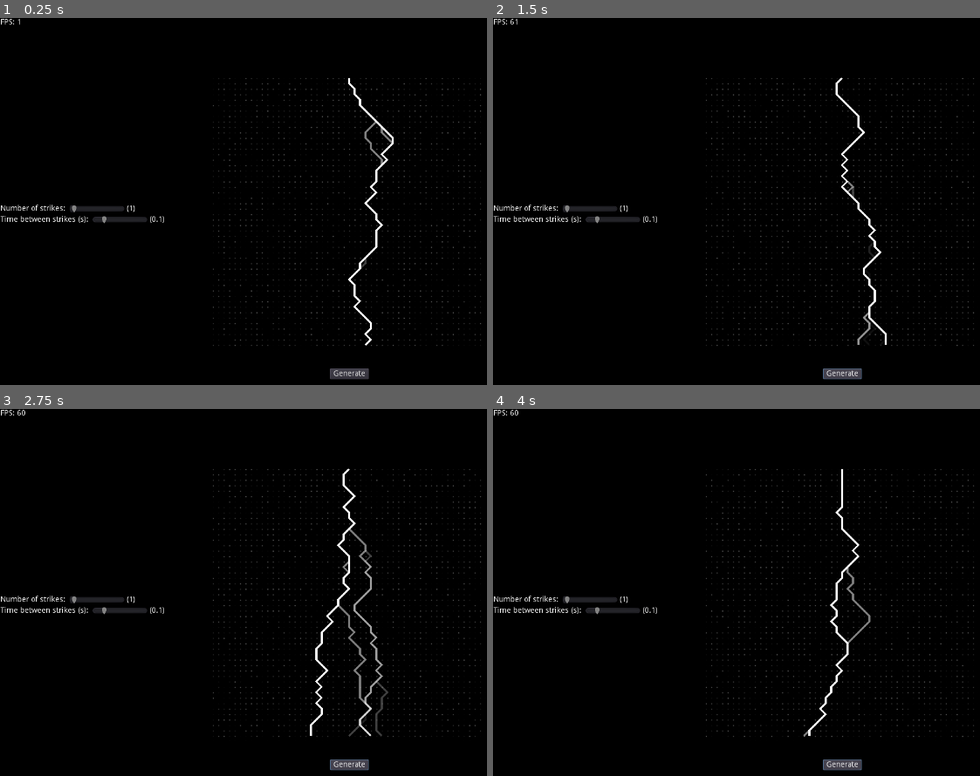
Above: before the commit, frames 1-4 (two rows, left to right).
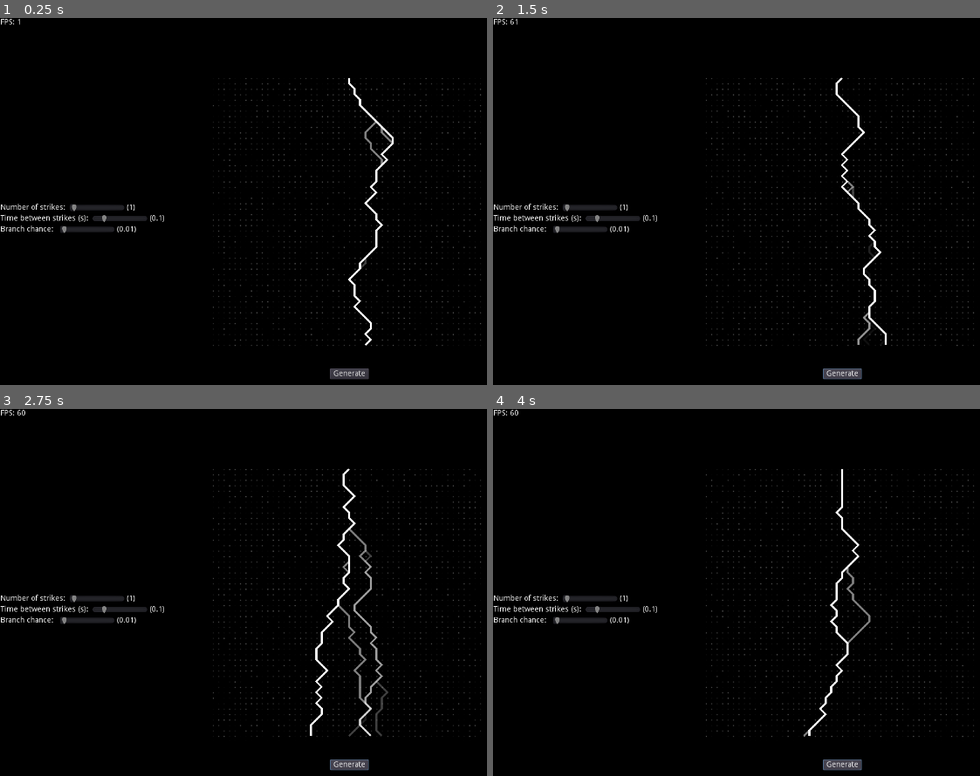
Above: after the commit, the same moments.

Repository: JoeZlonicky/lightning-simulation
Game: Godot game, scene res://demo/demo.tscn
Two runs of this game, one before a commit and one after it. Both use one fixed random seed, a clock stepped at 60 frames per second and the inputs below.
Inputs:
- Up to frame 1 (0.25 s): no input
- Up to frame 2 (1.5 s): click "Generate" at 0.5 s; click "Generate" at 1.25 s
- Up to frame 3 (2.75 s): click "Generate" at 2 s
- Up to frame 4 (4 s): tap Enter at 2.75 s; tap Space at 3.5 s

The runs differ from the first frame. In frame 1, 0.7% of the frame differs, in the area x 0-34%, y 50-59%; in frame 2, 0.7%; in frame 3, 0.7%; in frame 4, 0.7%.

Commit message:
Branch chance

Diff:
--- a/demo/demo.gd
+++ b/demo/demo.gd
@@ -22,3 +22,8 @@
 func _on_TimeBetweenStrikesSlider_value_changed(value):
 	$Settings/TimeBetweenStrikes/Number.text = "(" + str(value) + ")"
 	$Lightning.TIME_BETWEEN_STRIKES = value
+
+
+func _on_BranchChanceSlider_value_changed(value):
+	$Settings/BranchChance/Number.text = "(" + str(value) + ")"
+	$Lightning.BRANCH_CHANCE = value
--- a/demo/demo.tscn
+++ b/demo/demo.tscn
@@ -47,9 +47,8 @@
 alignment = 1
 
 [node name="NStrikes" type="HBoxContainer" parent="Settings"]
-margin_top = 2.0
-margin_right = 309.0
-margin_bottom = 18.0
+margin_right = 301.0
+margin_bottom = 16.0
 
 [node name="Title" type="Label" parent="Settings/NStrikes"]
 margin_top = 1.0
@@ -76,9 +75,9 @@
 text = "(1)"
 
 [node name="TimeBetweenStrikes" type="HBoxContainer" parent="Settings"]
-margin_top = 22.0
-margin_right = 309.0
-margin_bottom = 38.0
+margin_top = 20.0
+margin_right = 301.0
+margin_bottom = 36.0
 
 [node name="Title" type="Label" parent="Settings/TimeBetweenStrikes"]
 margin_top = 1.0
@@ -105,6 +104,37 @@
 margin_bottom = 15.0
 text = "(0.1)"
 
+[node name="BranchChance" type="HBoxContainer" parent="Settings"]
+margin_top = 40.0
+margin_right = 301.0
+margin_bottom = 56.0
+
+[node name="Title" type="Label" parent="Settings/BranchChance"]
+margin_top = 1.0
+margin_right = 105.0
+margin_bottom = 15.0
+text = "Branch chance:  "
+
+[node name="BranchChanceSlider" type="HSlider" parent="Settings/BranchChance"]
+margin_left = 109.0
+margin_right = 209.0
+margin_bottom = 16.0
+rect_min_size = Vector2( 100, 0 )
+min_value = 0.01
+max_value = 0.2
+step = 0.01
+value = 0.01
+scrollable = false
+ticks_on_borders = true
+
+[node name="Number" type="Label" parent="Settings/BranchChance"]
+margin_left = 213.0
+margin_top = 1.0
+margin_right = 249.0
+margin_bottom = 15.0
+text = "(0.01)"
+
 [connection signal="pressed" from="GenerateButton" to="." method="_on_GenerateButton_pressed"]
 [connection signal="value_changed" from="Settings/NStrikes/NStrikesSlider" to="." method="_on_NStrikesSlider_value_changed"]
 [connection signal="value_changed" from="Settings/TimeBetweenStrikes/TimeSlider" to="." method="_on_TimeBetweenStrikesSlider_value_changed"]
+[connection signal="value_changed" from="Settings/BranchChance/BranchChanceSlider" to="." method="_on_BranchChanceSlider_value_changed"]
